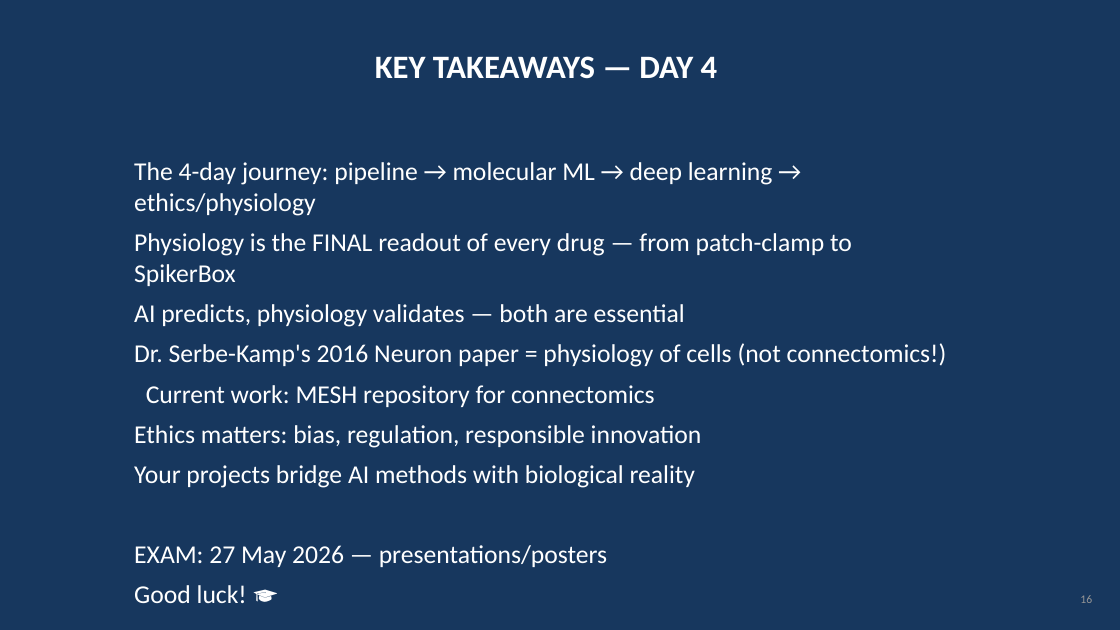
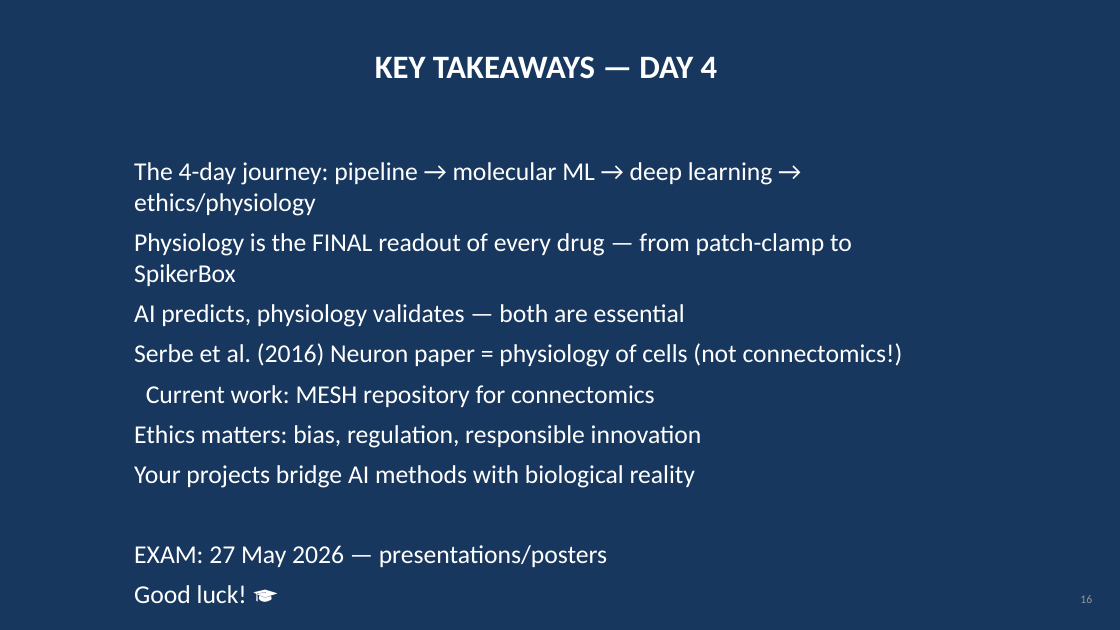
Before and after one commit to officialprateekmethwani-coder/AI-Drug-Discovery, a slide deck: slide 16 of day4_ethics_physiology/slides.pptx. Drawn at 1120x630 pixels with LibreOffice and Linux fonts; fonts in the diff are those of the drawing. Boxes give left, top, right and bottom in pixels: in the first picture for what was removed or moved away, otherwise in the second. Text is boxed around its words. In the diff, an @@ line names an element or a change of style, - is before the commit and + after.

```diff
--- a/day4_ethics_physiology/slides.pptx
+++ b/day4_ethics_physiology/slides.pptx
@@ text at (134, 343, 903, 367): text changed @@
-Dr. Serbe-Kamp's 2016 Neuron paper = physiology of cells (not connectomics!)
+Serbe et al. (2016) Neuron paper = physiology of cells (not connectomics!)
```
Also in this commit, not shown: 3 other slides changed, 5 other files.
